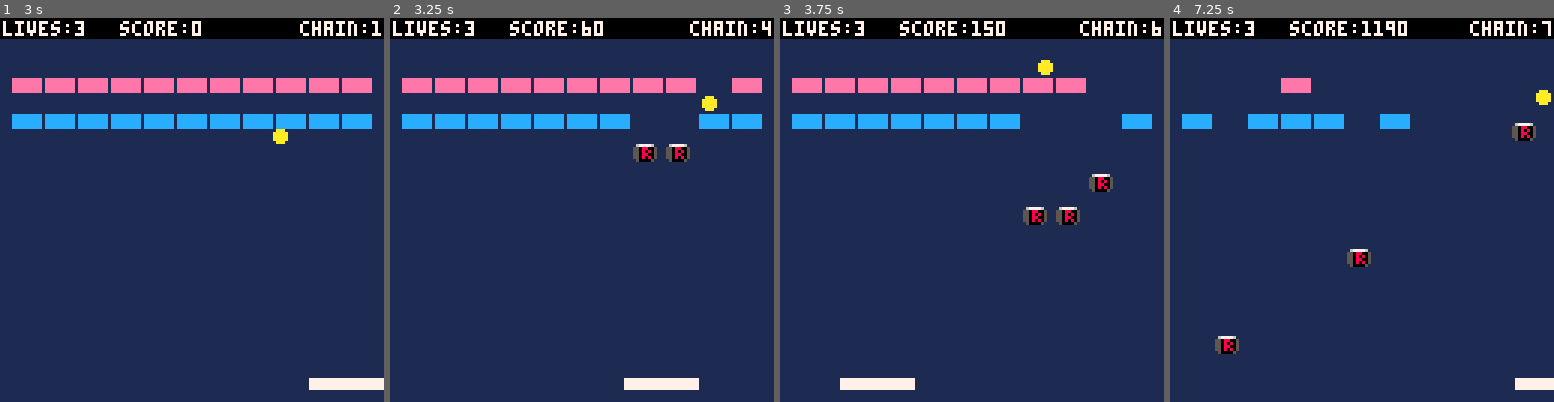
Above: before the commit, frames 1-4 (left to right).
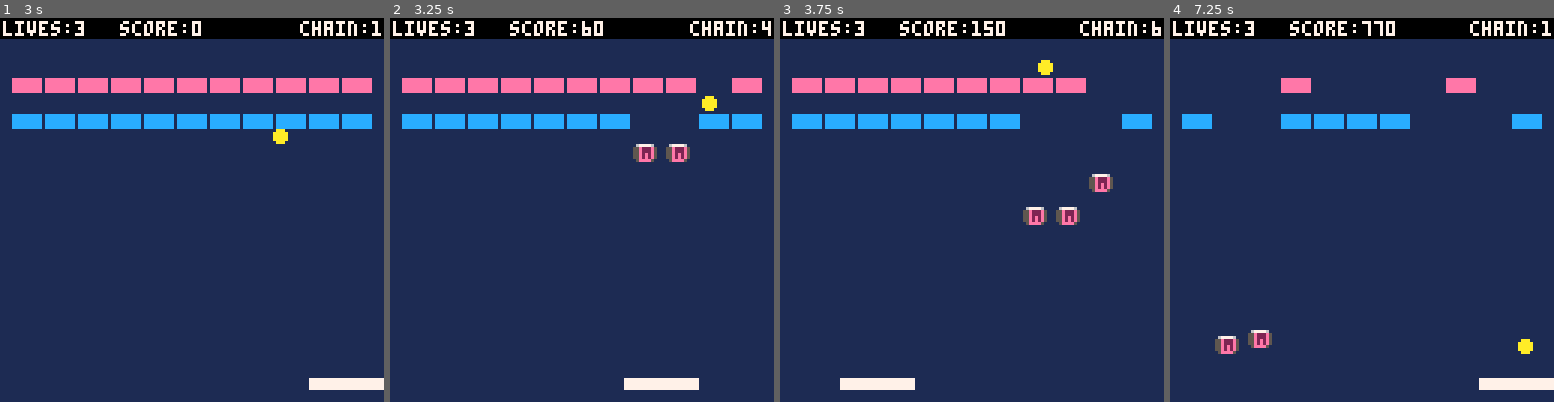
Above: after the commit, the same moments.

Repository: steka/lazydevs-pico8-breakout-hero
Game: PICO-8 cartridge hero1.p8
Two runs of this game, one before a commit and one after it. Both use one fixed random seed, a clock stepped at 60 frames per second and the inputs below.
Inputs:
- Up to frame 1 (3 s): tap O (Z key) at 0.7, 1.7, 2.1, 2.5, 2.9 s; hold Right 1.6-2.1 s; hold Right from 2.47 s (still down)
- Up to frame 2 (3.25 s): release Right at 3.03 s; hold Left from 3.08 s (still down)
- Up to frame 3 (3.75 s): tap O (Z key) at 3.3, 3.7 s; release Left at 3.58 s
- Up to frame 4 (7.25 s): hold Right 4.02-4.68 s; tap O (Z key) every 0.4 s from 4.1 to 6.9 s; hold Left 5.08-5.68 s; hold Right 6.08-6.58 s; hold Right 6.63-7.13 s

Frame 1 is identical in both runs. In frame 2, 0.3% of the frame differs, in the area x 64-78%, y 33-38%; in frame 3, 0.4%; in frame 4, 2.9%, in the area x 13-100%, y 0-97%.

Commit message:
Breakout #25 - Powerups 3
https://www.youtube.com/watch?v=BRbJ6qjPkfI

Diff:
--- a/hero1.p8
+++ b/hero1.p8
@@ -3,8 +3,6 @@
 __lua__
 --goals
 -- 6. powerups
---     - speed down
---     - megaball
 --     - multiball
 
 -- 7. juicyness
@@ -289,8 +287,13 @@
   ball_y=pad_y-ball_r-1
  else
   --regular ball physics
-  nextx=ball_x+ball_dx
-  nexty=ball_y+ball_dy
+  if powerup==1 then
+   nextx=ball_x+(ball_dx/2)
+   nexty=ball_y+(ball_dy/2)
+  else
+   nextx=ball_x+ball_dx
+   nexty=ball_y+ball_dy
+  end
 
   --check if ball hit wall
   if nextx > 124 or nextx < 3 then
@@ -356,10 +359,13 @@
    if brick_v[i] and ball_box(nextx,nexty,brick_x[i],brick_y[i],brick_w,brick_h) then
     -- deal with collision
     if not(brickhit) then
-     if deflx_ball_box(ball_x,ball_y,ball_dx,ball_dy,brick_x[i],brick_y[i],brick_w,brick_h) then
-      ball_dx = -ball_dx
-     else
-      ball_dy = -ball_dy
+     if (powerup == 6 and brick_t[i]=="i")
+     or powerup != 6 then
+      if deflx_ball_box(ball_x,ball_y,ball_dx,ball_dy,brick_x[i],brick_y[i],brick_w,brick_h) then
+       ball_dx = -ball_dx
+      else
+       ball_dy = -ball_dy
+      end
      end
     end
     brickhit=true
@@ -419,7 +425,7 @@
  if _p == 1 then
   -- slowdown
   powerup = 1
-  powerup_t = 0
+  powerup_t = 900
  elseif _p == 2 then
   -- life
   powerup = 0
@@ -440,11 +446,11 @@
  elseif _p == 6 then
   -- megaball
   powerup = 6
-  powerup_t = 0
+  powerup_t = 900
  elseif _p == 7 then
   -- multiball
   powerup = 7
-  powerup_t = 0
+  powerup_t = 900
  end
 end
 
@@ -460,8 +466,18 @@
  elseif brick_t[_i]=="i" then
   sfx(10)
  elseif brick_t[_i]=="h" then
-  sfx(10)
-  brick_t[_i]="b"
+  if powerup==6 then
+   sfx(2+chain)
+   brick_v[_i]=false
+   if _combo then
+    points+=10*chain*pointsmult
+    chain+=1
+    chain=mid(1,chain,7)
+   end
+  else
+   sfx(10)
+   brick_t[_i]="b"
+  end
  elseif brick_t[_i]=="p" then
   sfx(2+chain)
   brick_v[_i]=false
@@ -486,7 +502,7 @@
  local _t
 
  _t = flr(rnd(7))+1
- _t = 5
+ _t = 6
  add(pill_x,_x)
  add(pill_y,_y)
  add(pill_v,true)
